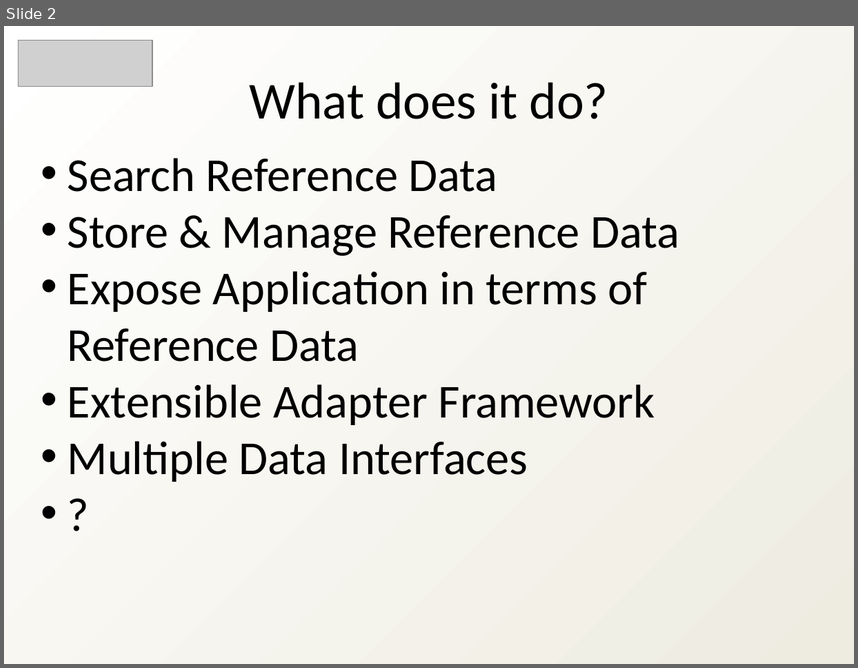
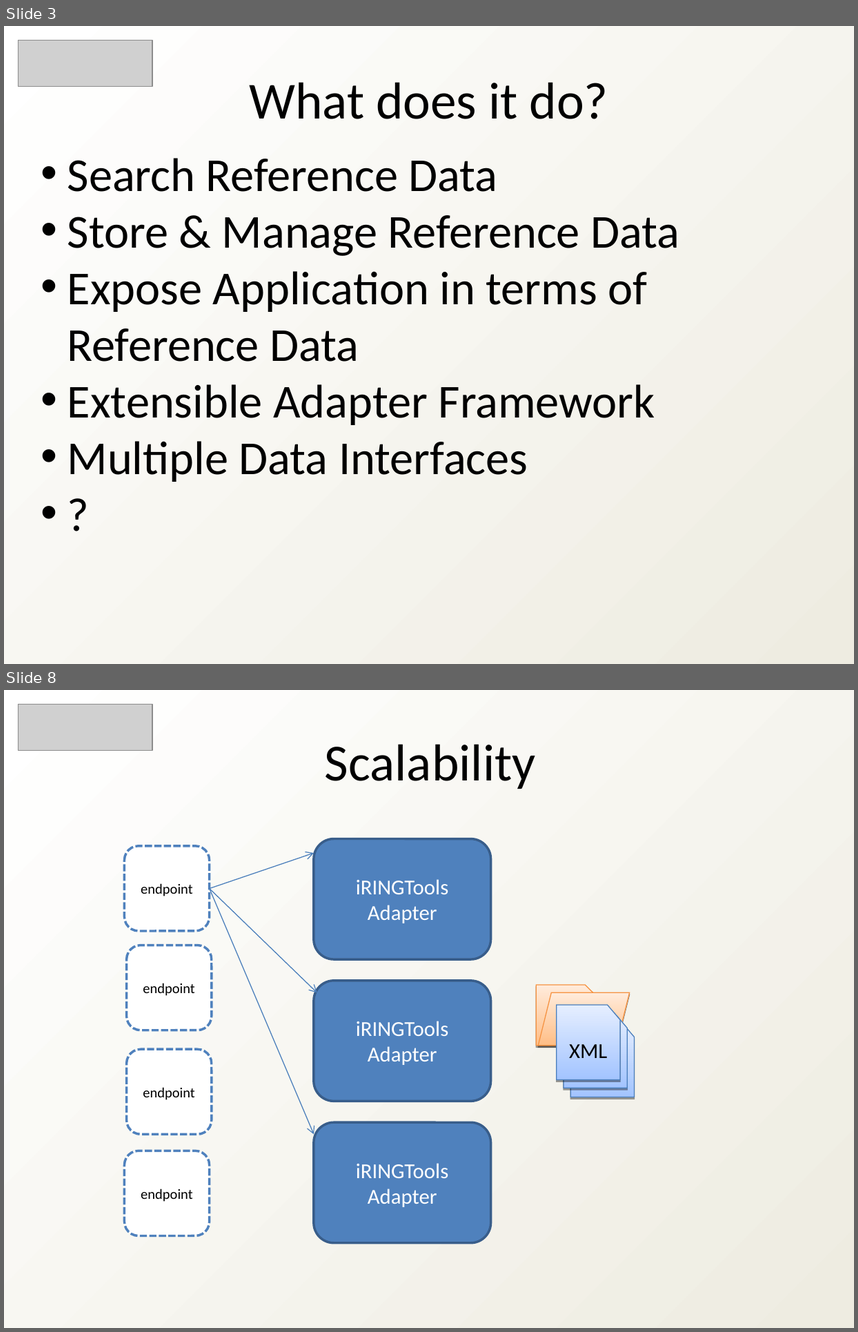
Before and after one commit to heyena/iring-tools, a slide deck: trunk/Documentation/iRINGTools_Overview_v2.1.0.ppt. Shown one above the other, each under a label of ours: slide 2 before the commit, slides 3 and 8 after it; the slides between them are not shown. The pictures are 858x668 and 858x1332 pixels, drawn with LibreOffice and Linux fonts; fonts in the diff are those of the drawing; grey boxes stand for pictures. Boxes give left, top, right and bottom in pixels: in the first picture for what was removed or moved away, otherwise in the second. Text is boxed around its words. In the diff, an @@ line names an element or a change of style, - is before the commit and + after.

```diff
--- a/trunk/Documentation/iRINGTools_Overview_v2.1.0.ppt
+++ b/trunk/Documentation/iRINGTools_Overview_v2.1.0.ppt
@@ slide 8 added at bbox=[4, 690, 854, 1328], background gradient #FFFFFF to #EEECE1 @@
@@ picture added at bbox=[18, 704, 153, 750] @@
@@ text added at bbox=[325, 744, 536, 789], 44 pt, text #000000 @@
+Scalability
@@ arrow added from (210, 888) to (313, 854), #4A7EBB 0.74 pt @@
@@ arrow added from (210, 888) to (317, 993), #4A7EBB 0.74 pt @@
@@ arrow added from (210, 888) to (313, 1134), #4A7EBB 0.74 pt @@
@@ group added at bbox=[125, 839, 490, 1243]: 7 rounded rectangles @@
+iRINGTools
+Adapter
+endpoint
+endpoint
+endpoint
+endpoint
+iRINGTools
+Adapter
+iRINGTools
+Adapter
@@ freeform shape added at bbox=[536, 985, 595, 1045], fill gradient #FFBE86 to #FFEBDB, outline #F69240 0.74 pt @@
@@ parallelogram added at bbox=[538, 993, 629, 1045], fill gradient #FFBE86 to #FFEBDB, outline #F69240 0.74 pt @@
@@ flow chart punched card added at bbox=[557, 1005, 620, 1079], fill gradient #A3C4FF to #E5EEFF, outline #4A7EBB 0.74 pt, 18 pt, text #000000 @@
+XML
@@ flow chart punched card added at bbox=[564, 1013, 627, 1088], fill gradient #A3C4FF to #E5EEFF, outline #4A7EBB 0.74 pt @@
@@ flow chart punched card added at bbox=[571, 1021, 635, 1096], fill gradient #A3C4FF to #E5EEFF, outline #4A7EBB 0.74 pt @@
@@ what was slide 2 is now slide 3 @@
```
Also in this commit, not shown: 2 slides changed, 17 other slides added, 17 slides removed, 1 other file.
